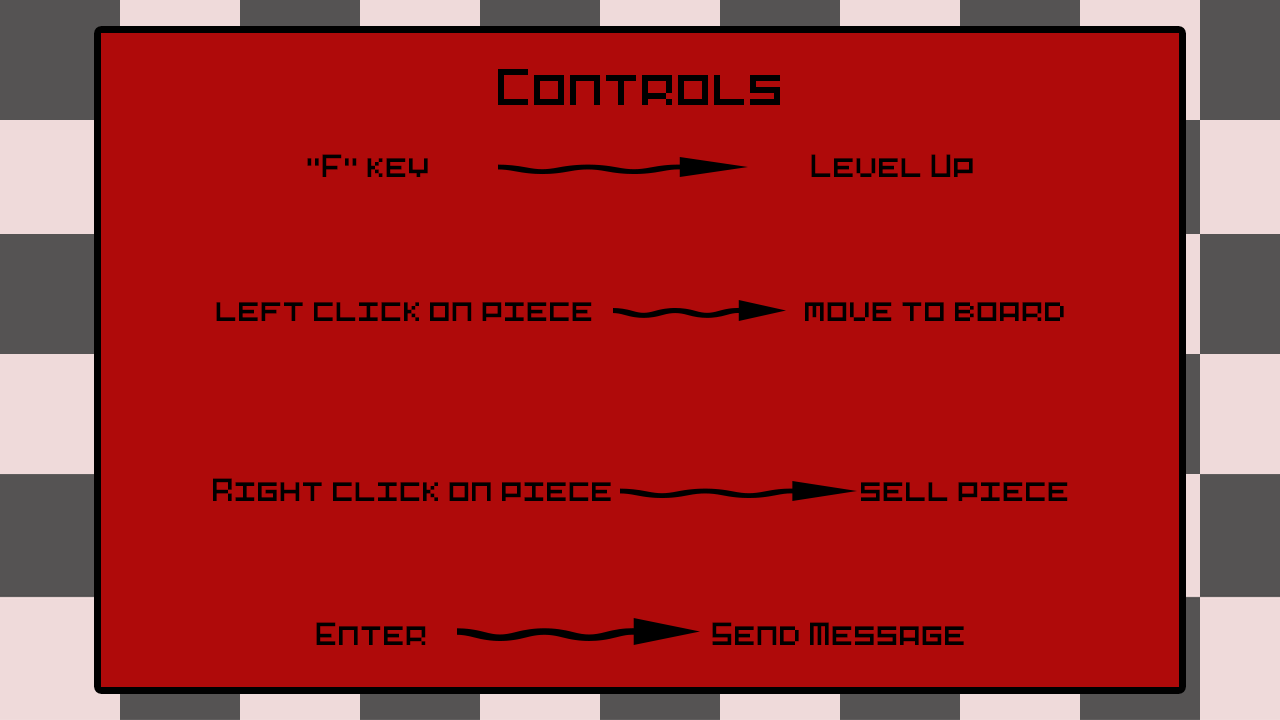
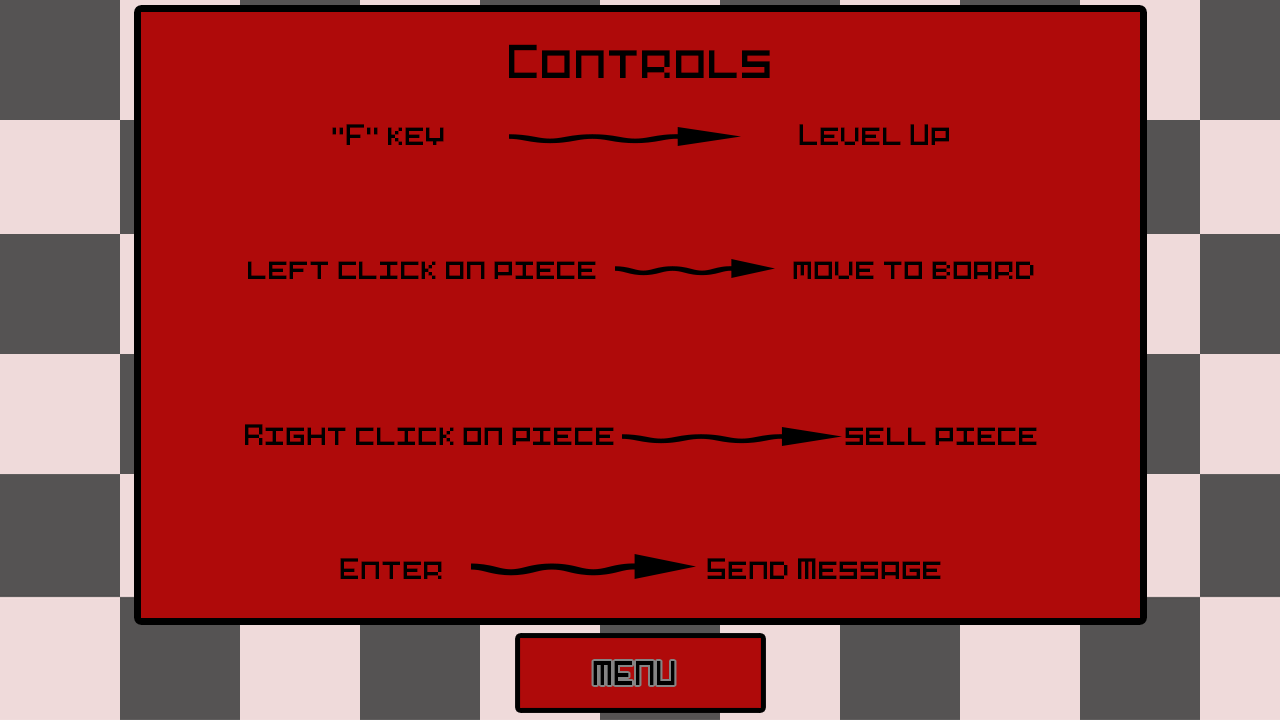
Layers edited between the first and the second w=1280, h=720 image:
added layer "MENU" above "Layer 7" over (x1=593, y1=661, x2=675, y2=685)
added layer "Layer 7" above "Shape 4" over (x1=520, y1=638, x2=761, y2=708)
painted on "Shape 4" over (x1=457, y1=554, x2=700, y2=645)
painted on "Shape 3" over (x1=620, y1=427, x2=857, y2=501)
painted on "Shape 2" over (x1=613, y1=259, x2=786, y2=321)
painted on "Shape 1" over (x1=498, y1=127, x2=748, y2=177)
painted on "Controls “F” key Level Up left click on piece" over (x1=213, y1=44, x2=1068, y2=645)
painted on "Rectangle 1" over (x1=101, y1=12, x2=1179, y2=687)
